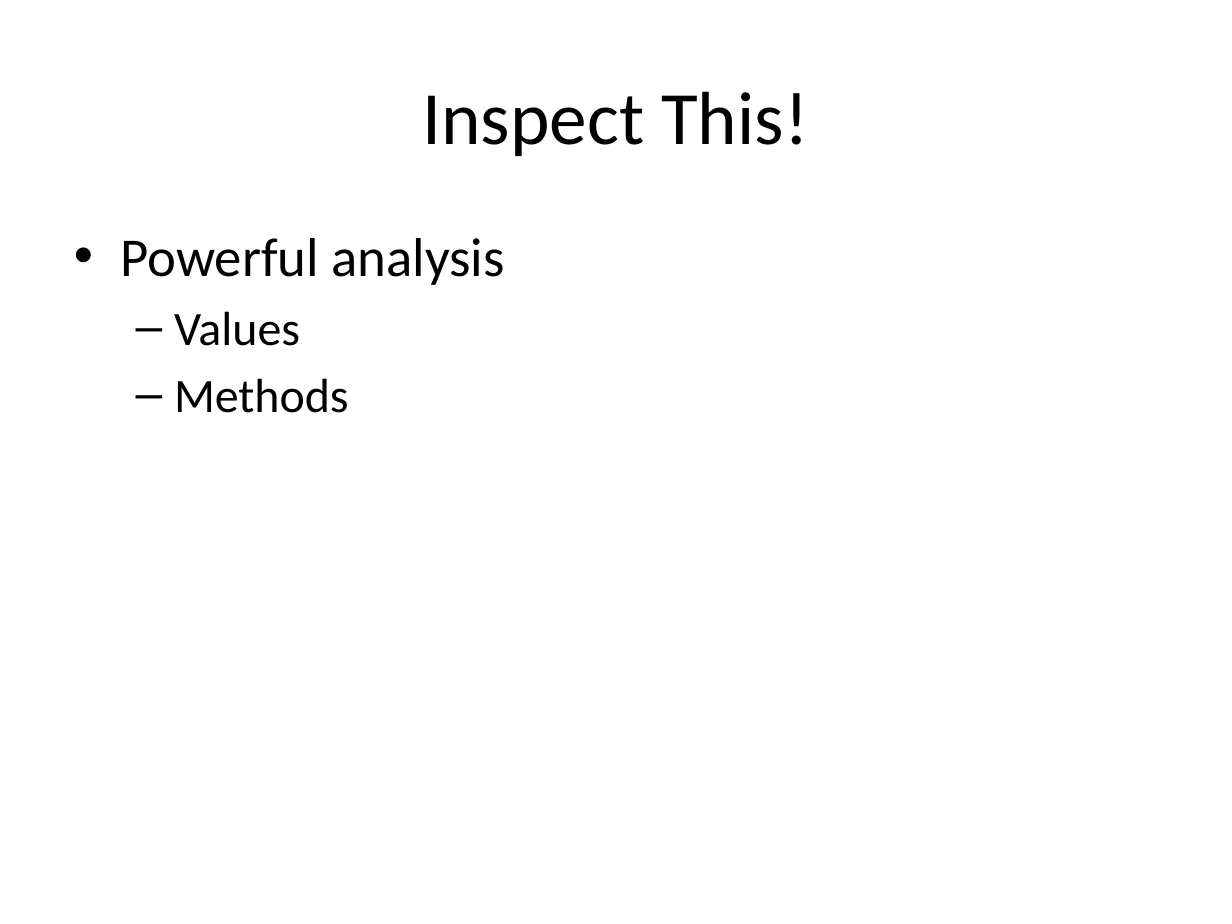
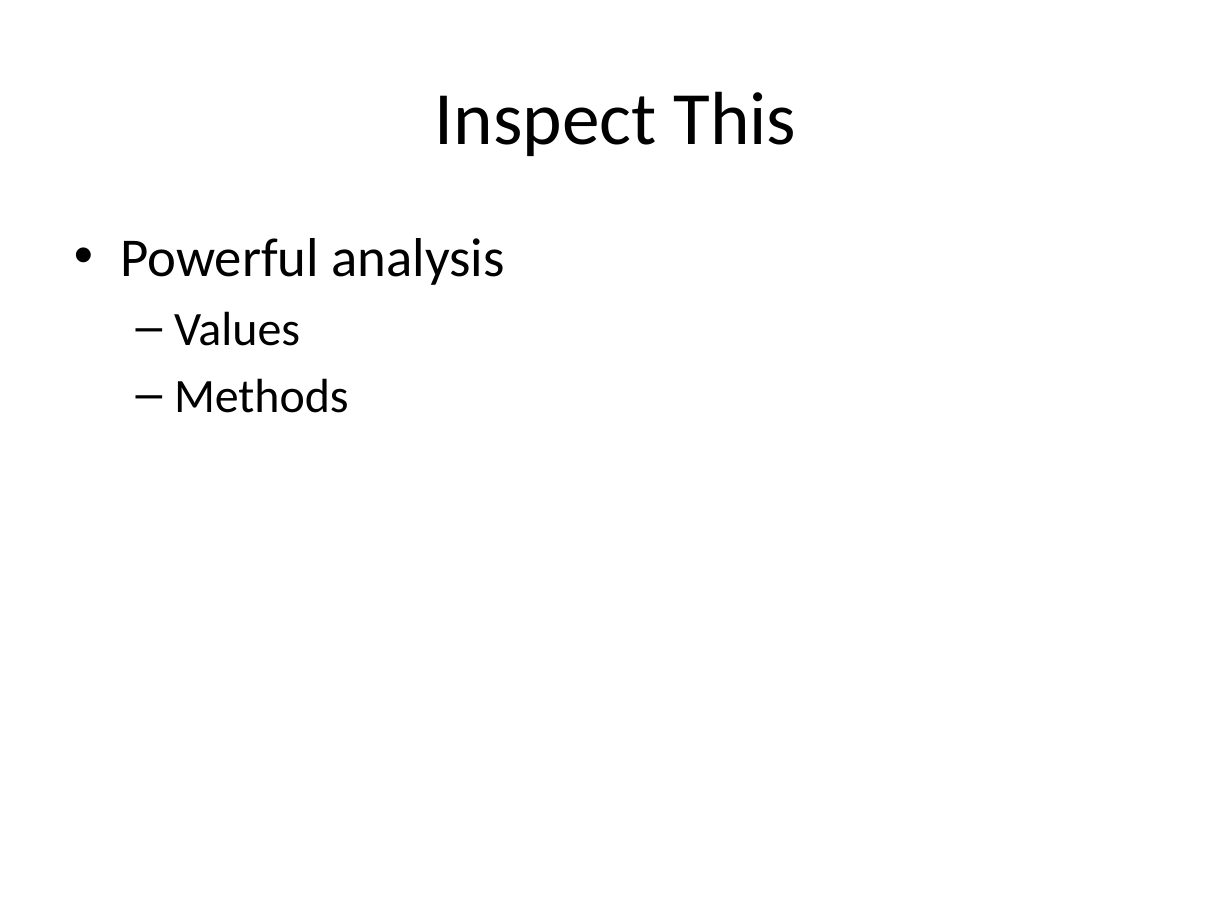
Before and after one commit to rasmuskl/ReSharperCourse, a slide deck: slide 36 of Presentations/2 - Exercises - ReSharper Course.pptx (slide 31 before the commit). Drawn at 1232x924 pixels with LibreOffice and Linux fonts; fonts in the diff are those of the drawing. Boxes give left, top, right and bottom in pixels: in the first picture for what was removed or moved away, otherwise in the second. Text is boxed around its words. In the diff, an @@ line names an element or a change of style, - is before the commit and + after.

```diff
--- a/Presentations/2 - Exercises - ReSharper Course.pptx
+++ b/Presentations/2 - Exercises - ReSharper Course.pptx
@@ title at <box>435,91,797,156</box>: text changed @@
-Inspect This!
+Inspect This
```
Also in this commit, not shown: 8 other slides changed, 6 slides added, 1 slide removed, 9 other files.
